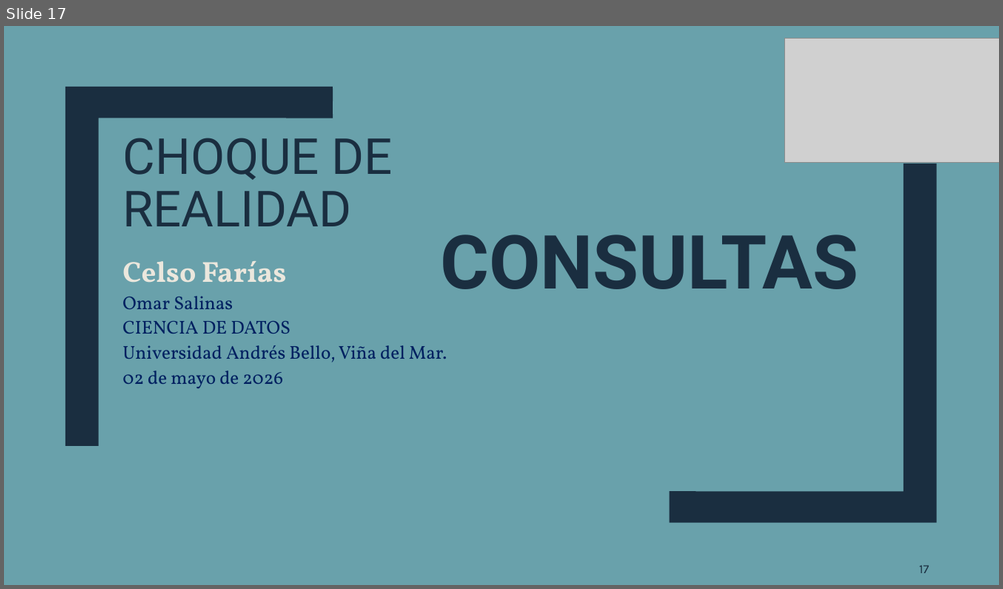
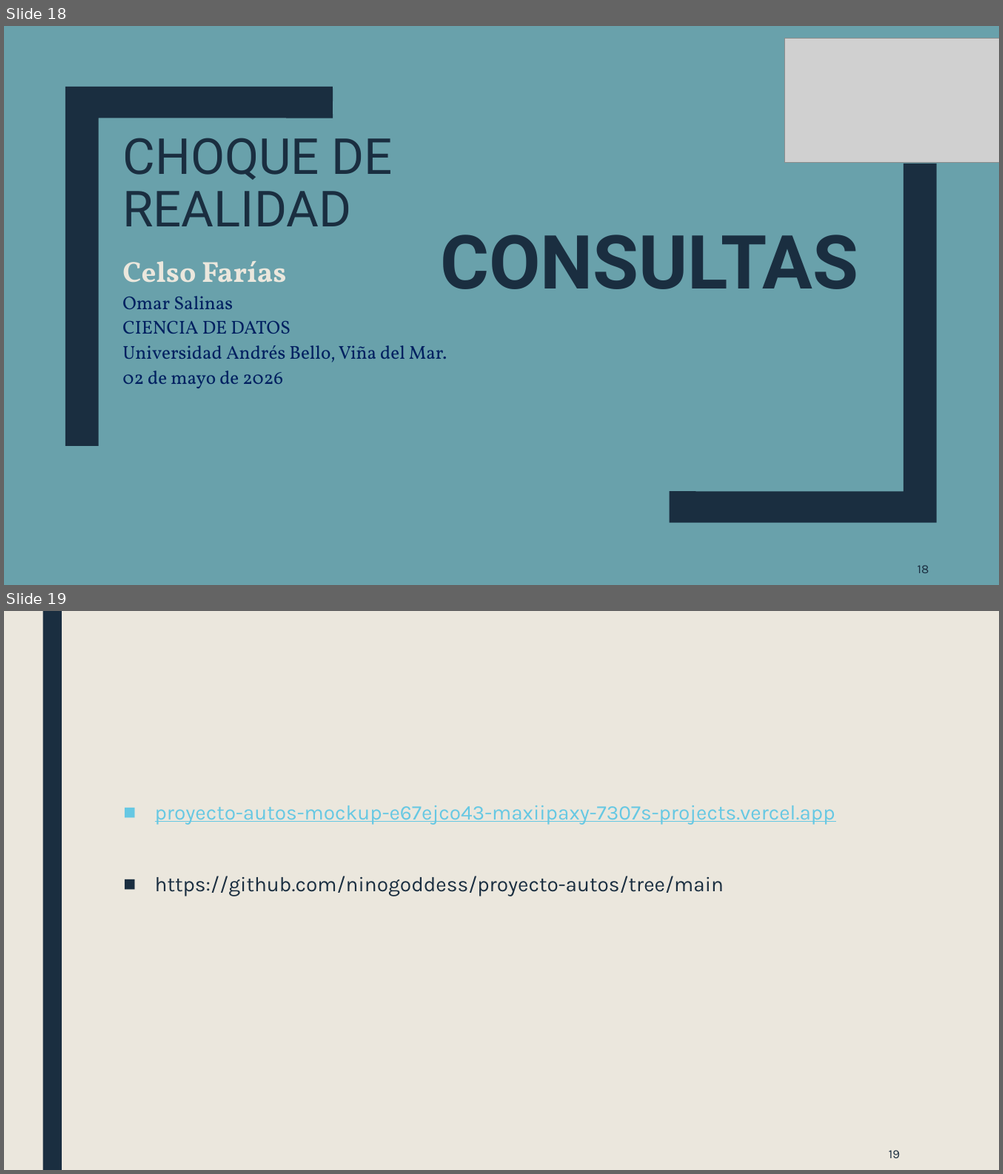
Before and after one commit to ninogoddess/proyecto-autos, a slide deck: entregas/Choque de realidad celso presentacion 1.pptx. Shown one above the other, each under a label of ours: slide 17 before the commit, slides 18 and 19 after it. The pictures are 1003x589 and 1003x1174 pixels, drawn with LibreOffice and Linux fonts; fonts in the diff are those of the drawing; grey boxes stand for pictures. Boxes give left, top, right and bottom in pixels: in the first picture for what was removed or moved away, otherwise in the second. Text is boxed around its words. In the diff, an @@ line names an element or a change of style, - is before the commit and + after.

```diff
--- a/entregas/Choque de realidad celso presentacion 1.pptx
+++ b/entregas/Choque de realidad celso presentacion 1.pptx
@@ slide 19 added at [4, 611, 999, 1170], background #EBE7DD @@
@@ rectangle added at [42, 611, 62, 1170], fill #1A2E40 @@
@@ text added at [155, 806, 835, 897], 20 pt, text #66C8E3, underline @@
+■ proyecto-autos-mockup-e67ejco43-maxiipaxy-7307s-projects.vercel.app
+■ https://github.com/ninogoddess/proyecto-autos/tree/main
@@ page number added at [888, 1150, 899, 1159], 12 pt, text #1A2E40 @@
+19
@@ what was slide 17 is now slide 18 @@
@@ page number at [917, 565, 929, 574]: text changed @@
-17
+18
```
Also in this commit, not shown: 4 slides changed, 1 other slide added, 47 other files.
